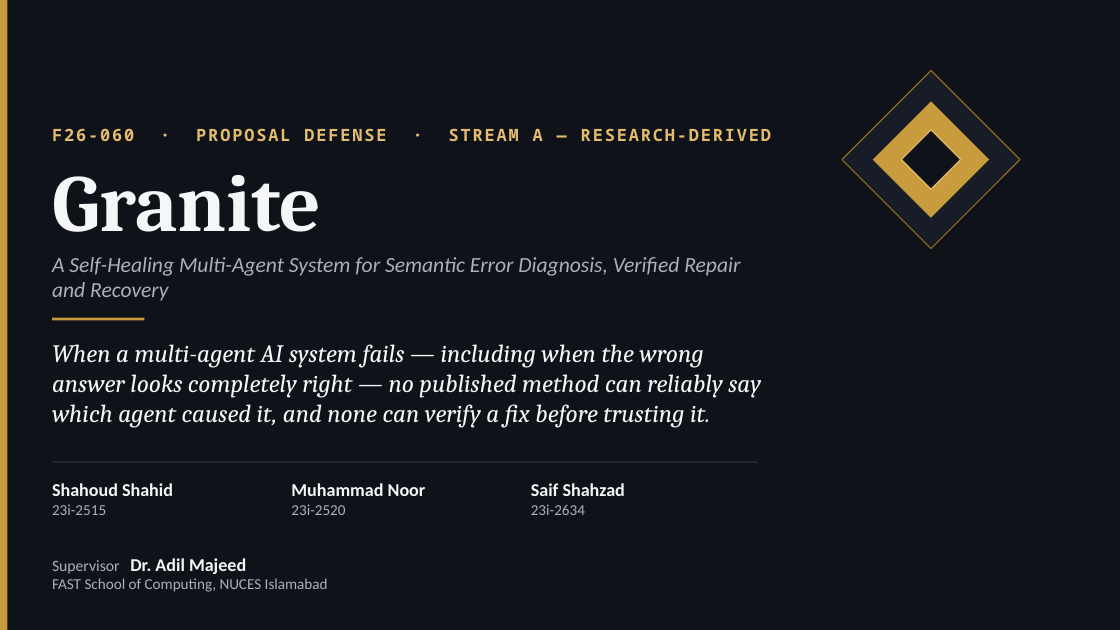
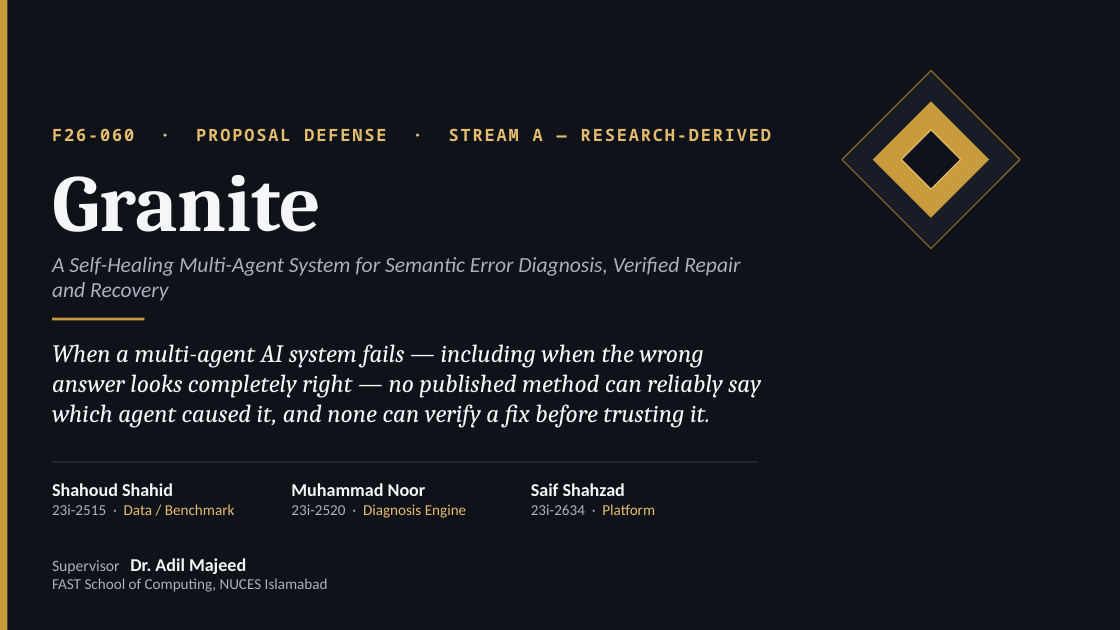
Before and after one commit to Shahoud867/Final-Year-Project, a slide deck: slide 1 of markdowns/05-deliverables/proposal-deck/Granite_Proposal_Defense_v2.pptx. Drawn at 1120x630 pixels with LibreOffice and Linux fonts; fonts in the diff are those of the drawing. Boxes give left, top, right and bottom in pixels: in the first picture for what was removed or moved away, otherwise in the second. Text is boxed around its words. In the diff, an @@ line names an element or a change of style, - is before the commit and + after.

```diff
--- a/markdowns/05-deliverables/proposal-deck/Granite_Proposal_Defense_v2.pptx
+++ b/markdowns/05-deliverables/proposal-deck/Granite_Proposal_Defense_v2.pptx
@@ text at (52, 504, 235, 515): text changed; text colour #A9B0BE to #E3BC6E @@
-23i-2515
+23i-2515 · Data / Benchmark
@@ text at (291, 504, 466, 518): text changed; text colour #A9B0BE to #E3BC6E @@
-23i-2520
+23i-2520 · Diagnosis Engine
@@ text at (531, 504, 655, 515): text changed @@
-23i-2634
+23i-2634 · Platform
```
Also in this commit, not shown: 9 other slides changed, 4 other files.
